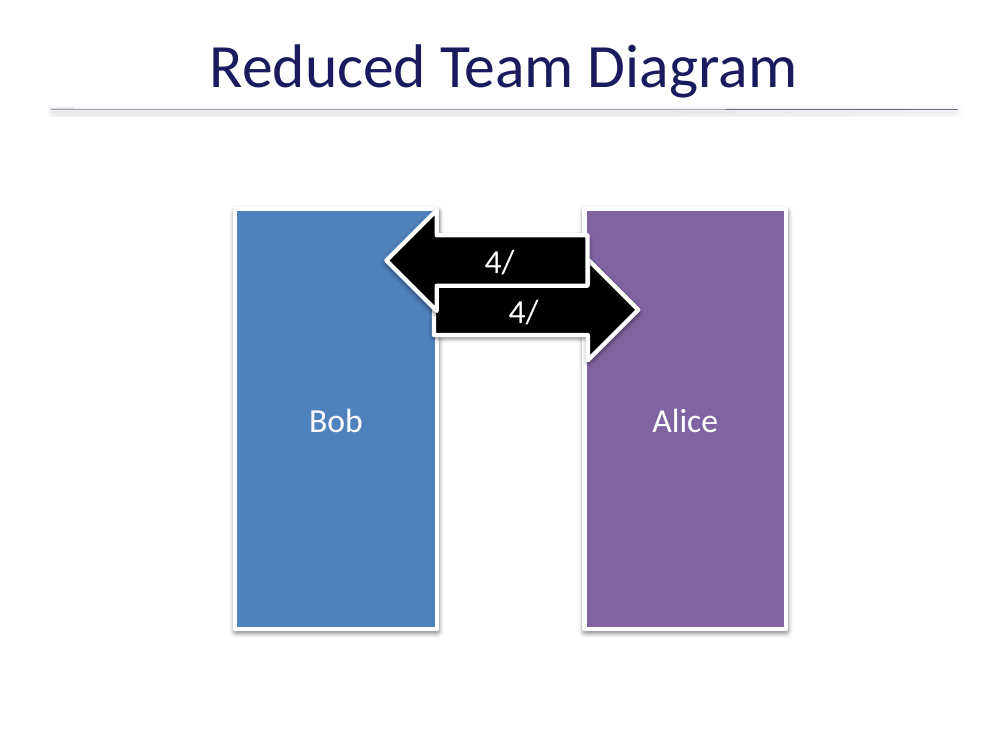
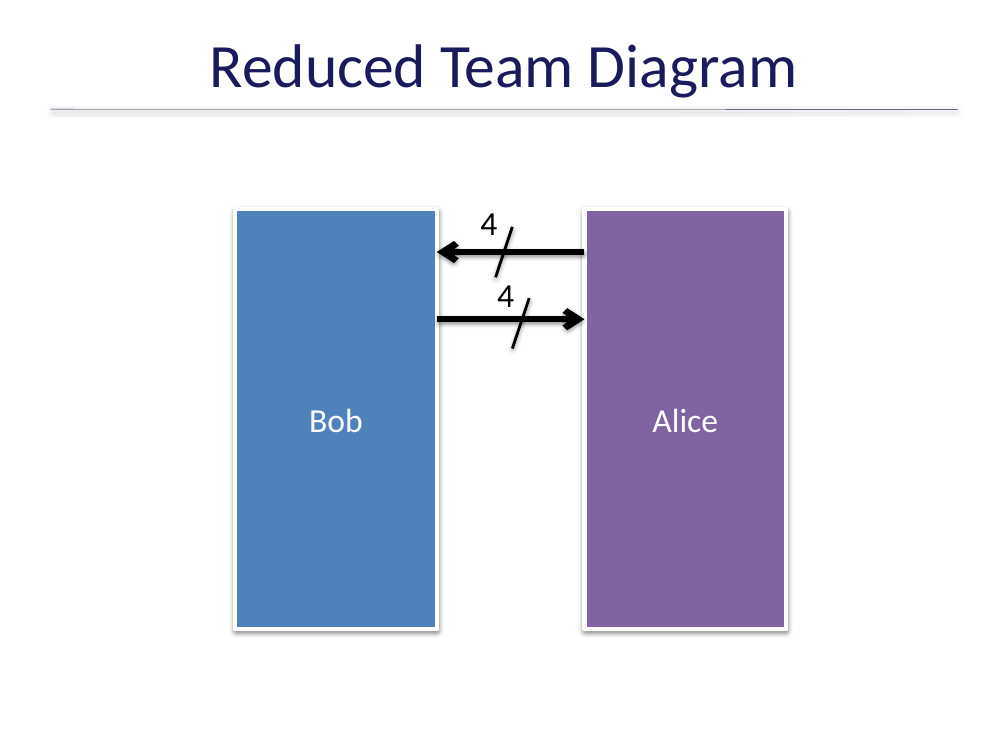
Before and after one commit to ericmercer/workload, a slide deck: slide 6 of publications_and_presentations/RobertIvieSRC.pptx. Drawn at 1008x756 pixels with LibreOffice and Linux fonts; fonts in the diff are those of the drawing; background and template pictures are left out. Boxes give left, top, right and bottom in pixels: in the first picture for what was removed or moved away, otherwise in the second. Text is boxed around its words. In the diff, an @@ line names an element or a change of style, - is before the commit and + after.

```diff
--- a/publications_and_presentations/RobertIvieSRC.pptx
+++ b/publications_and_presentations/RobertIvieSRC.pptx
@@ text "4": place and size @@
-text "4" at [386, 210, 587, 310]
+text "4" at [480, 213, 497, 235]
@@ text "4" at [480, 213, 497, 235]: vertical alignment middle to top; fill #000000 to none; outline #FFFFFF 3 pt to none; shadow off @@
@@ text at [480, 213, 497, 235]: text changed; text colour #FFFFFF to #000000 @@
-4/
+4
@@ line added from (512, 227) to (496, 277), #000000 2 pt @@
@@ arrow added from (585, 252) to (436, 252), #000000 4.5 pt @@
@@ text "4" at [497, 285, 514, 307]: vertical alignment middle to top; fill #000000 to none; outline #FFFFFF 3 pt to none; shadow off @@
@@ text "4": place and size @@
-text "4" at [434, 259, 639, 360]
+text "4" at [497, 285, 514, 307]
@@ text at [497, 285, 514, 307]: text changed; text colour #FFFFFF to #000000 @@
-4/
+4
@@ line added from (529, 298) to (512, 349), #000000 2 pt @@
@@ arrow added from (436, 320) to (585, 320), #000000 4.5 pt @@
```
Also in this commit, not shown: 3 other slides changed, 1 slide added.
